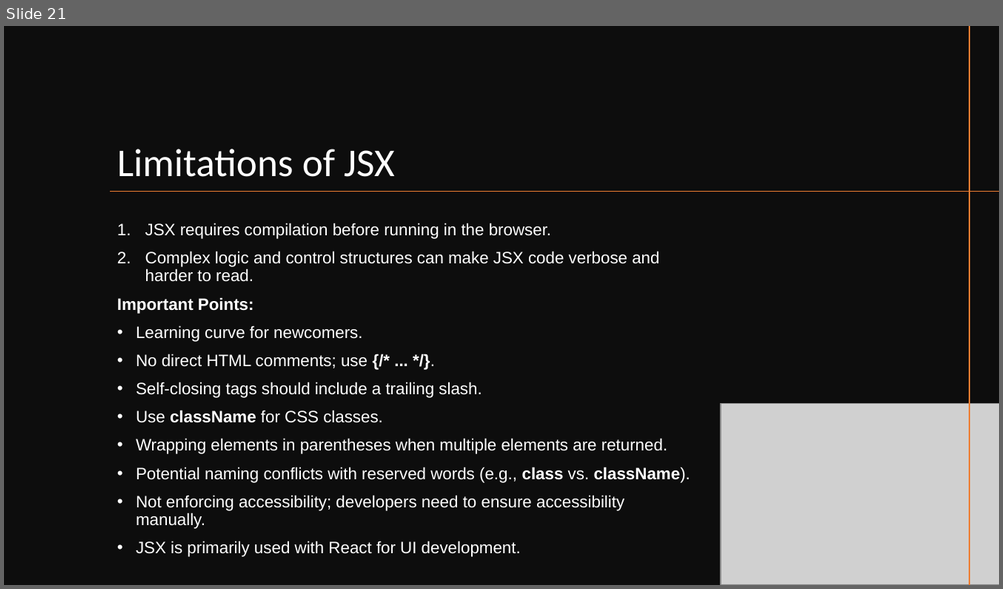
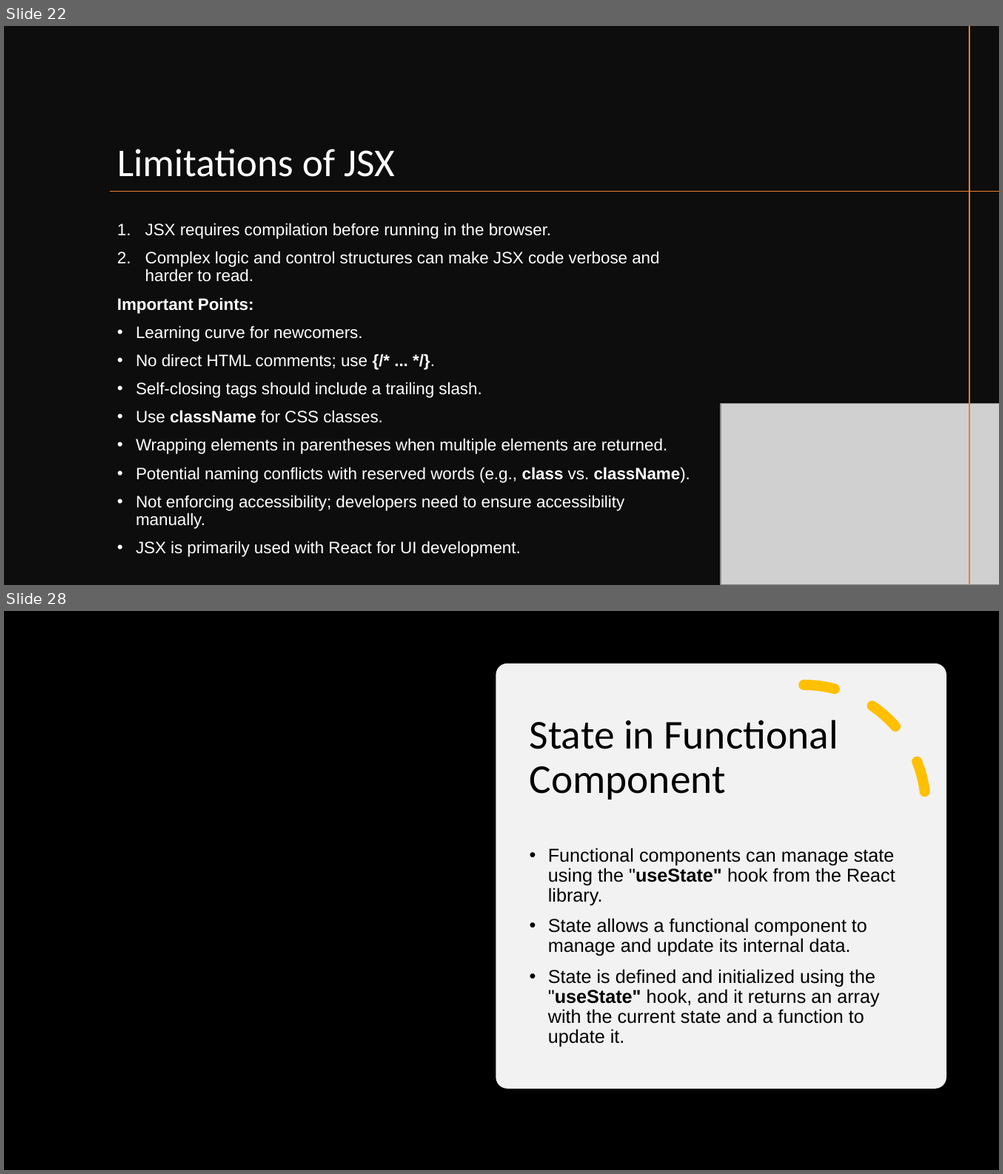
Before and after one commit to SivaPrasannaS/skg, a slide deck: react/study_materials/React.pptx. Shown one above the other, each under a label of ours: slide 21 before the commit, slides 22 and 28 after it; the slides between them are not shown. The pictures are 1003x589 and 1003x1174 pixels, drawn with LibreOffice and Linux fonts; fonts in the diff are those of the drawing; grey boxes stand for pictures; background and template pictures are left out. Boxes give left, top, right and bottom in pixels: in the first picture for what was removed or moved away, otherwise in the second. Text is boxed around its words. In the diff, an @@ line names an element or a change of style, - is before the commit and + after.

Commit message:
Updated content in react ppt

```diff
--- a/react/study_materials/React.pptx
+++ b/react/study_materials/React.pptx
@@ slide 28 added at [4,611,999,1170], background picture (left out) @@
@@ rectangle added at [4,611,999,1170], fill #000000 @@
@@ rounded rectangle added at [495,664,946,1088], fill #FFFFFF at 95% opacity @@
@@ arc (boxed as its full ellipse) added at [681,685,925,929], outline #FFC000 10 pt dashed @@
@@ title added at [529,720,838,800], 39.6 pt, text #000000 @@
+State in Functional Component
@@ text added at [548,848,895,1048], 18 pt, text #000000 @@
+• Functional components can manage state using the "useState" hook from the React library.
+• State allows a functional component to manage and update its internal data.
+• State is defined and initialized using the "useState" hook, and it returns an array with the current state and a function to update it.
@@ what was slide 21 is now slide 22 @@
```
Also in this commit, not shown: 6 slides changed, 8 other slides added, 4 other files.
